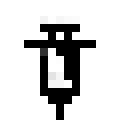
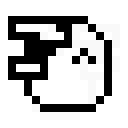
Layer changes from the first 128 × 128 image to the second:
added layer "Layer #3" above "Layer #1" over [8, 16, 120, 120]
hid "injection copy #1" over [24, 16, 96, 120]
